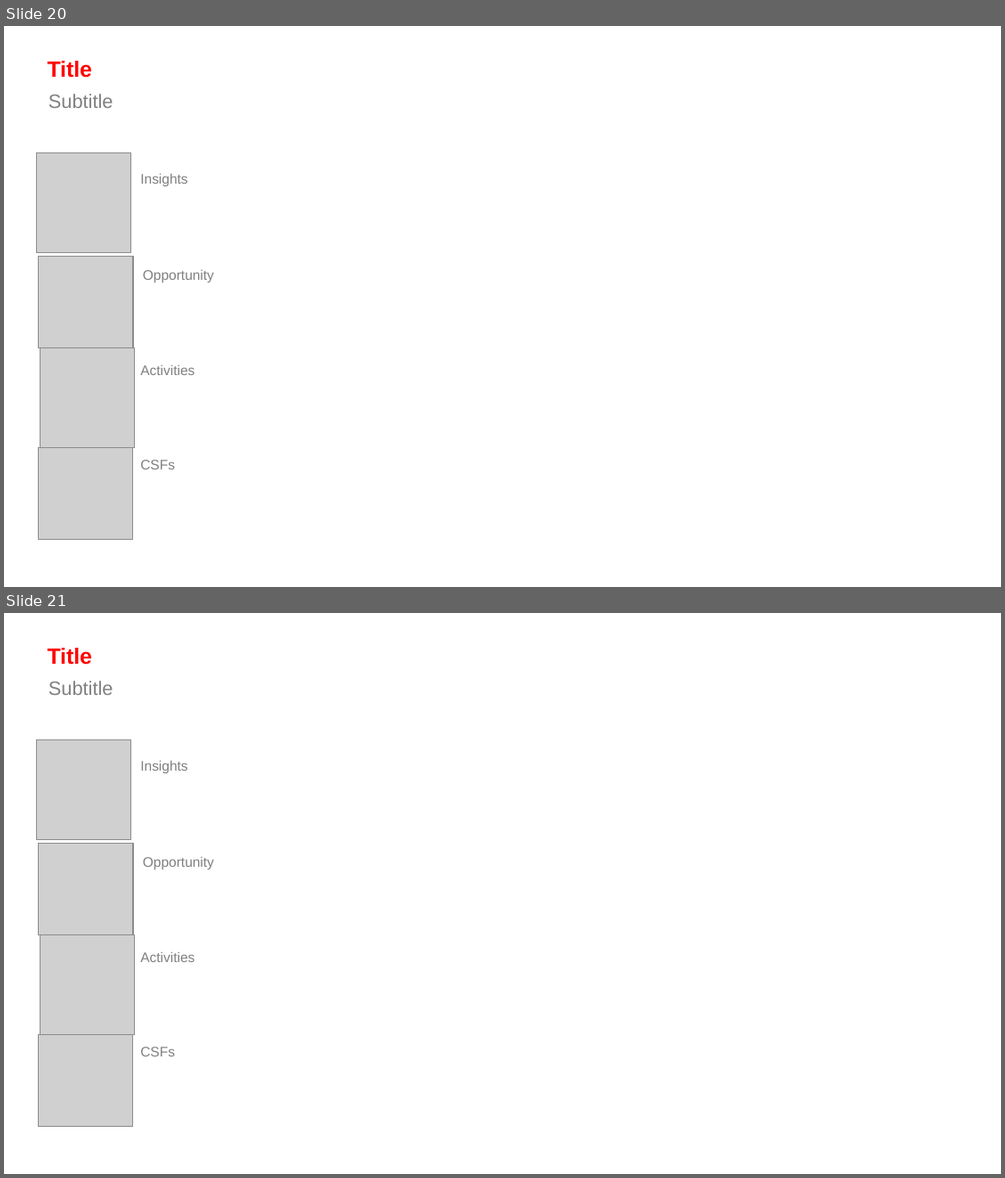
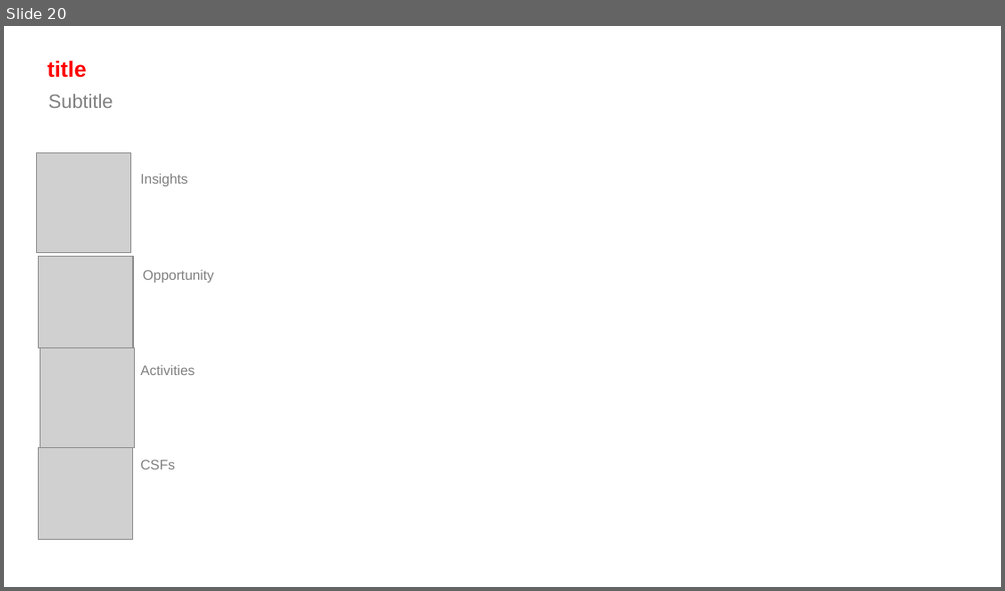
Before and after one commit to xpistos90210/templates, a slide deck: actions_template.pptx. Shown one above the other, each under a label of ours: slides 20 and 21 before the commit, slide 20 after it. The pictures are 1005x1178 and 1005x591 pixels, drawn with LibreOffice and Linux fonts; fonts in the diff are those of the drawing; grey boxes stand for pictures. Boxes give left, top, right and bottom in pixels: in the first picture for what was removed or moved away, otherwise in the second. Text is boxed around its words. In the diff, an @@ line names an element or a change of style, - is before the commit and + after.

```diff
--- a/actions_template.pptx
+++ b/actions_template.pptx
@@ slide 21 removed at bbox=[4, 613, 1001, 1174], background #FFFFFF @@
@@ text removed at bbox=[48, 648, 93, 665] @@
-Title
@@ text removed at bbox=[48, 681, 113, 695] @@
-Subtitle
@@ picture removed at bbox=[37, 739, 130, 839] @@
@@ text removed at bbox=[140, 761, 187, 773] @@
-Insights
@@ picture removed at bbox=[39, 844, 134, 935] @@
@@ text removed at bbox=[143, 857, 214, 869] @@
-Opportunity
@@ picture removed at bbox=[40, 935, 135, 1035] @@
@@ text removed at bbox=[140, 952, 194, 962] @@
-Activities
@@ picture removed at bbox=[38, 1035, 132, 1127] @@
@@ text removed at bbox=[140, 1046, 175, 1056] @@
-CSFs
@@ slide 20 changed as well @@
@@ text at bbox=[48, 61, 87, 78]: text changed @@
-Title
+title
```
Also in this commit, not shown: 19 other slides changed.
